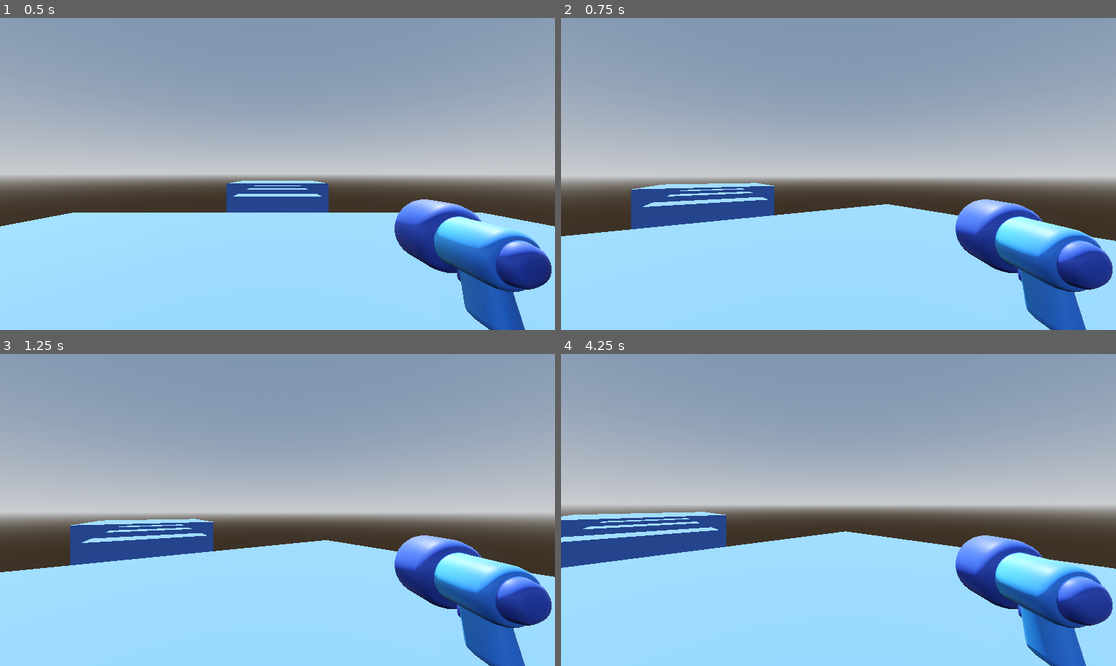
Above: before the commit, frames 1-4 (two rows, left to right).
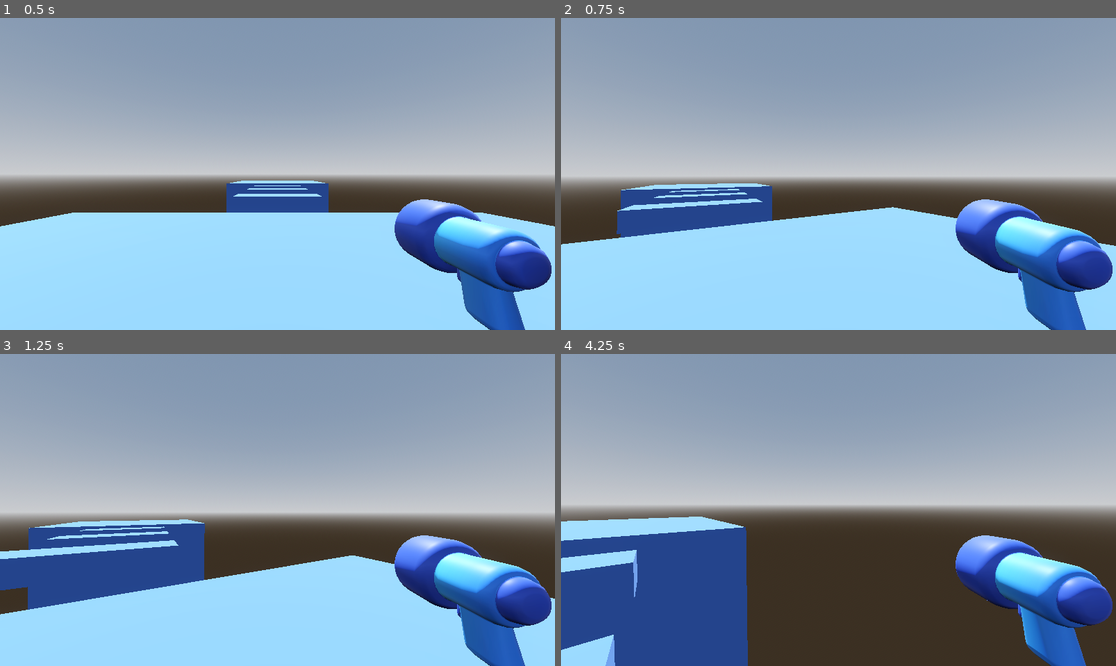
Above: after the commit, the same moments.

Repository: nikrb/godot-platform-3d
Game: Godot game, scene res://level/level1.tscn
Two runs of this game, one before a commit and one after it. Both use one fixed random seed, a clock stepped at 60 frames per second and the inputs below.
Inputs (mouse positions are in pixels of both pictures, inside the frame that each line leads up to):
- Up to frame 1 (0.5 s): no input
- Up to frame 2 (0.75 s): tap Enter at 0.5 s; move the mouse to (866, 174) at 0.52 s; hold W (move_forward, bound only after the commit) from 0.53 s (still down)
- Up to frame 3 (1.25 s): keep holding W (move_forward, bound only after the commit)
- Up to frame 4 (4.25 s): keep holding W (move_forward, bound only after the commit); move the mouse to (810, 510) at 1.27 s; move the mouse to (849, 503) at 2.02 s; move the mouse to (832, 516) at 2.77 s; move the mouse to (877, 513) at 3.52 s

Frame 1 is identical in both runs. In frame 2, 2.1% of the frame differs, in the area x 0-100%, y 52-74%; in frame 3, 9.1%; in frame 4, 33%, in the area x 0-100%, y 50-100%.

Commit message:
add player movement

Diff:
--- a/player/player.gd
+++ b/player/player.gd
@@ -2,6 +2,9 @@
 
 const ROTATION_SPEED_X = 0.5
 const ROTATION_SPEED_Y = 0.2
+
+#step 4
+const SPEED = 5.5	# metres per second
 
 func _ready():
 	Input.set_mouse_mode(Input.MOUSE_MODE_CAPTURED)
@@ -20,3 +23,19 @@
 	# project > settings > input map > show predefined actions
 	elif event.is_action_pressed("ui_cancel"):
 		Input.set_mouse_mode(Input.MOUSE_MODE_VISIBLE)
+
+#step 4
+# add input actions
+func _physics_process(delta):
+	var input_dir_2d = Input.get_vector(
+		"move_left", "move_right", "move_forward", "move_backward"
+	)
+	var input_dir_3d = Vector3(
+		input_dir_2d.x, 0, input_dir_2d.y
+	)
+	var direction = transform.basis * input_dir_3d
+
+	velocity.x = direction.x * SPEED
+	velocity.z = direction.z * SPEED
+
+	move_and_slide()
--- a/project.godot
+++ b/project.godot
@@ -15,6 +15,30 @@
 config/features=PackedStringArray("4.6", "Forward Plus")
 config/icon="res://icon.svg"
 
+[input]
+
+move_left={
+"deadzone": 0.2,
+"events": [Object(InputEventKey,"resource_local_to_scene":false,"resource_name":"","device":-1,"window_id":0,"alt_pressed":false,"shift_pressed":false,"ctrl_pressed":false,"meta_pressed":false,"pressed":false,"keycode":0,"physical_keycode":65,"key_label":0,"unicode":97,"location":0,"echo":false,"script":null)
+, Object(InputEventJoypadMotion,"resource_local_to_scene":false,"resource_name":"","device":-1,"axis":0,"axis_value":-1.0,"script":null)
+]
+}
+move_right={
+"deadzone": 0.2,
+"events": [Object(InputEventKey,"resource_local_to_scene":false,"resource_name":"","device":-1,"window_id":0,"alt_pressed":false,"shift_pressed":false,"ctrl_pressed":false,"meta_pressed":false,"pressed":false,"keycode":0,"physical_keycode":68,"key_label":0,"unicode":100,"location":0,"echo":false,"script":null)
+]
+}
+move_forward={
+"deadzone": 0.2,
+"events": [Object(InputEventKey,"resource_local_to_scene":false,"resource_name":"","device":-1,"window_id":0,"alt_pressed":false,"shift_pressed":false,"ctrl_pressed":false,"meta_pressed":false,"pressed":false,"keycode":0,"physical_keycode":87,"key_label":0,"unicode":119,"location":0,"echo":false,"script":null)
+]
+}
+move_backward={
+"deadzone": 0.2,
+"events": [Object(InputEventKey,"resource_local_to_scene":false,"resource_name":"","device":-1,"window_id":0,"alt_pressed":false,"shift_pressed":false,"ctrl_pressed":false,"meta_pressed":false,"pressed":false,"keycode":0,"physical_keycode":83,"key_label":0,"unicode":115,"location":0,"echo":false,"script":null)
+]
+}
+
 [physics]
 
 3d/physics_engine="Jolt Physics"
